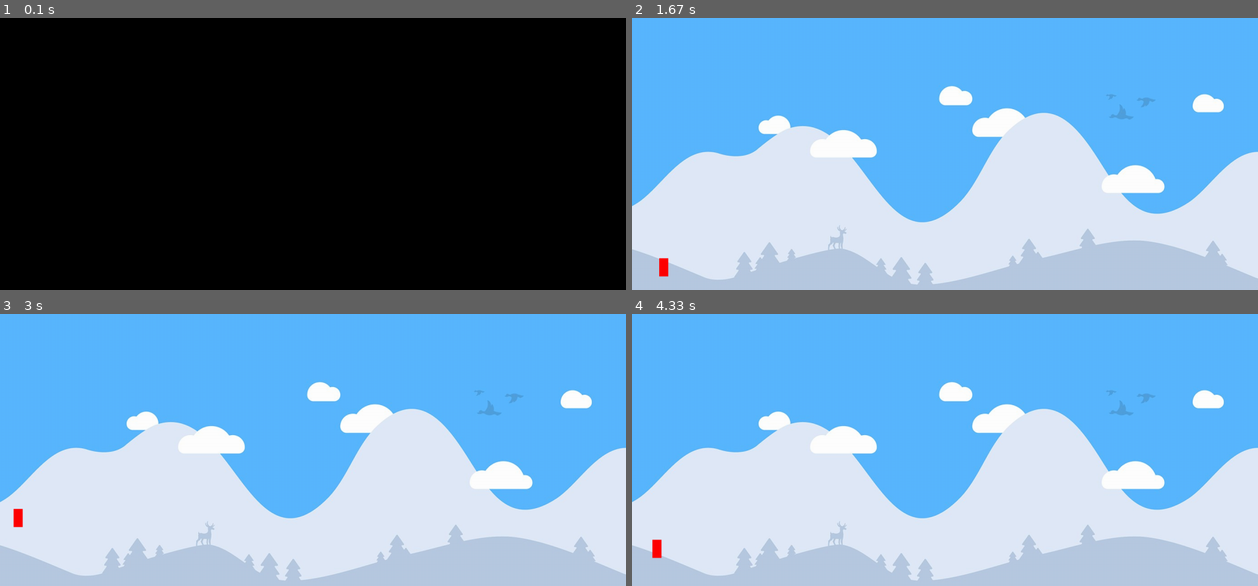
Above: before the commit, frames 1-4 (two rows, left to right).
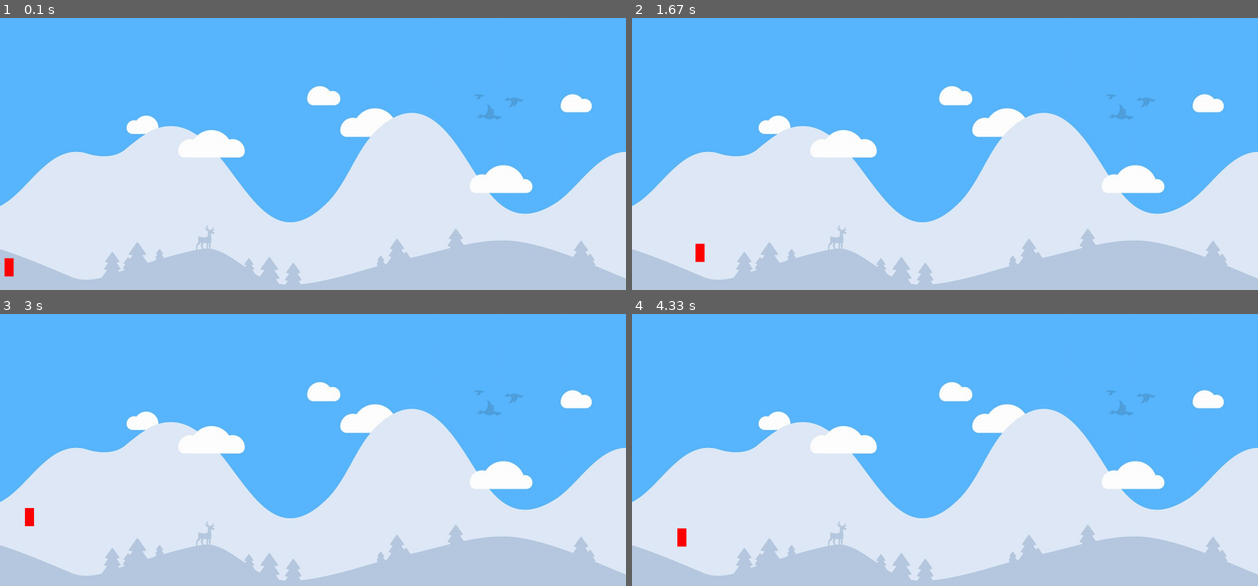
Above: after the commit, the same moments.

Repository: s0568941/usws-reinforcement-learning
Game: pygame game, started from usws_jump_and_run_game/main.py
Two runs of this game, one before a commit and one after it. Both use one fixed random seed, a clock stepped at 60 frames per second and the inputs below.
Inputs:
- Up to frame 1 (0.1 s): no input
- Up to frame 2 (1.67 s): tap Space at 0.33, 0.73, 1.03, 1.23, 1.53 s; hold Right 0.67-1.13 s; hold Right 1.17-1.63 s
- Up to frame 3 (3 s): hold Left 1.67-2.2 s; tap Space at 1.73, 2.03, 2.3, 2.6, 2.73 s; hold Left 2.23-2.63 s; hold Right from 2.67 s (still down)
- Up to frame 4 (4.33 s): tap Space at 3.03, 3.4, 3.7, 3.9, 4.2 s; release Right at 3.3 s; hold Left 3.33-3.8 s; hold Right 3.83-4.3 s

The runs differ from the first frame. In frame 1, 100% of the frame differs, in the area x 0-100%, y 0-100%; in frame 2, 0.2%; in frame 3, 0.2%; in frame 4, 0.2%.

Commit message:
improve fps and small bug fixes

Diff:
--- a/usws_jump_and_run_game/main.py
+++ b/usws_jump_and_run_game/main.py
@@ -10,7 +10,10 @@
 from usws_jump_and_run_game.characters.player import Player
 player = Player(10, 530, 40, 20)
 
+# Laden des Bildes aus 'pictures'
 bg = pygame.image.load('../pictures/bg.jpg')
+
+clock = pygame.time.Clock()
 
 # Konstanten
 SIZE = SCREEN_WIDTH, SCREEN_HEIGHT = 1380, 600
@@ -28,6 +31,7 @@
 def redrawGameWindows():
     # Hintergrundbildboden muss noch angepasst werden
     screen.blit(bg, (0, 0))
+
     # Spieler wird vorerst durch ein Rechteck dargestellt
     pygame.draw.rect(screen, (255, 0, 0), (player.x, player.y, player.width, player.height))
     # Aktualisiere das Fenster
@@ -35,7 +39,8 @@
 
 
 while run:
-    pygame.time.delay(100)
+    # erhöht die FPS-Anzahl um das Spiel fluessiger zu gestalten
+    clock.tick(27)
 
     # Schaue nach ob eines der events das Spiel beenden moechte (Fensterkreuz)
     for event in pygame.event.get():
@@ -50,14 +55,26 @@
     # Pruefe auch ob Spieler durch die Bewegung noch im Screen bleibt
     if keys[pygame.K_LEFT] and player.x > player.speed:
         player.x -= player.speed
+        player.left = True
+        player.right = False
 
-    if keys[pygame.K_RIGHT] and player.x < (SCREEN_WIDTH - player.width - player.speed):
+    elif keys[pygame.K_RIGHT] and player.x < (SCREEN_WIDTH - player.width - player.speed):
         player.x += player.speed
+        player.left = False
+        player.right = True
+    else:
+        player.left = False
+        player.right = False
+        player.walk_count = 0
 
     # Wenn der Spieler nicht springt, dann bewegt er sich normal mit der Geschwindigkeit
     if not player.is_jump:
         if keys[pygame.K_SPACE]:
             player.is_jump = True
+            player.left = False
+            player.right = False
+            player.walk_count = 0
+
     # Wenn der Spieler springt, dann erfolgt das mithilfe einer quadratischen Formel
     # https://www.geeksforgeeks.org/python-making-an-object-jump-in-pygame/
     else:
